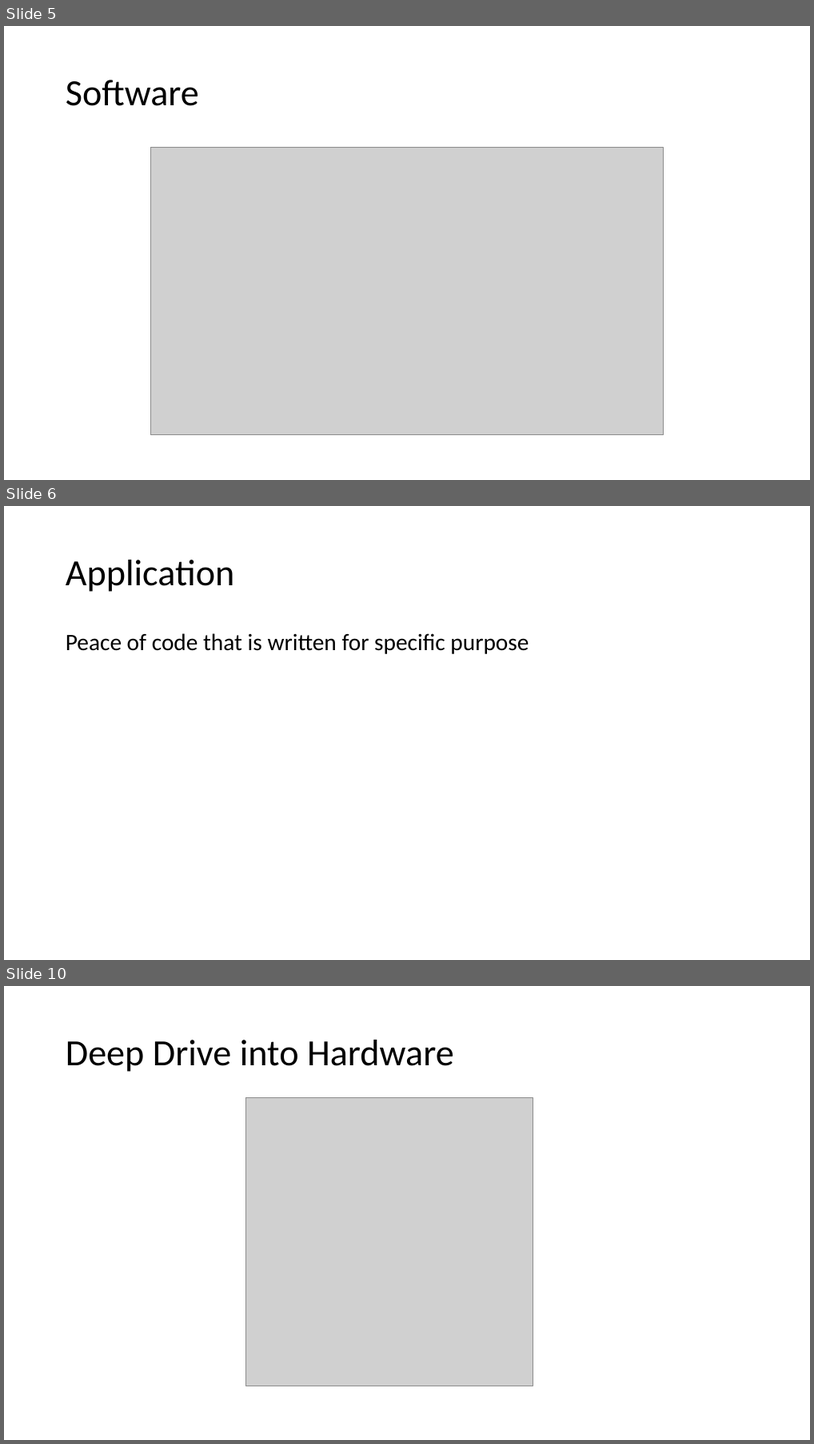
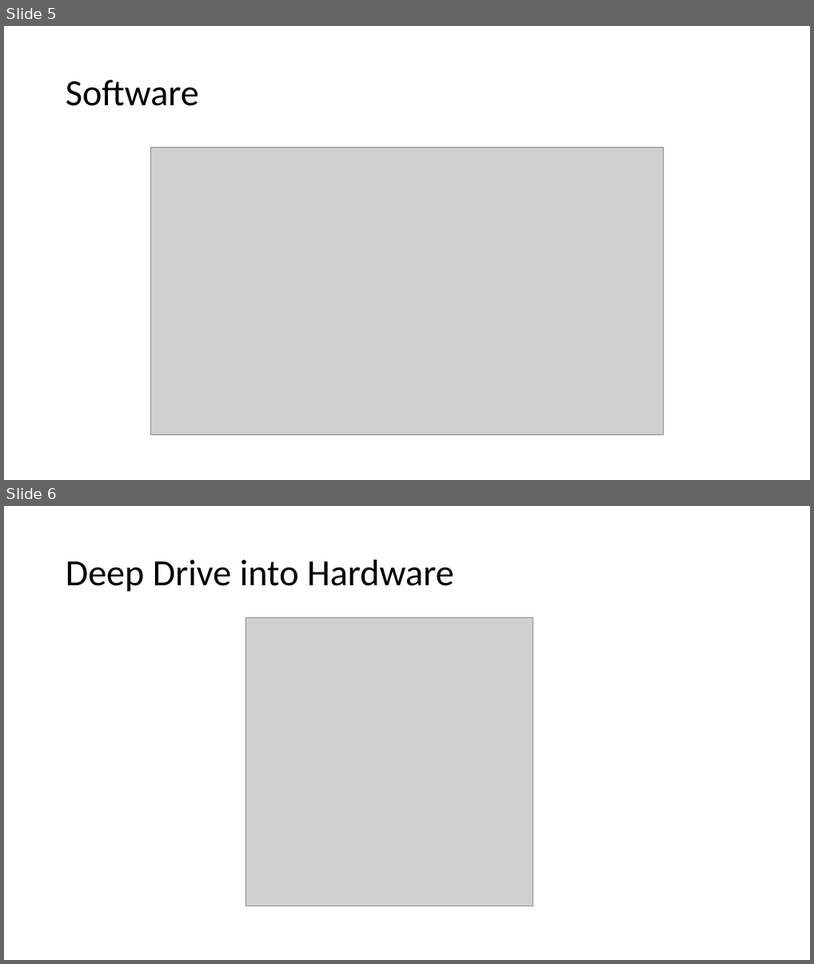
Before and after one commit to JanbaskDevops/Batch1, a slide deck: Backup/AzureCloud/Cloud computing fundamental for Azure.pptx. Shown one above the other, each under a label of ours: slides 5, 6 and 10 before the commit, slides 5 and 6 after it; the slides between them are not shown. The pictures are 814x1444 and 814x964 pixels, drawn with LibreOffice and Linux fonts; fonts in the diff are those of the drawing; grey boxes stand for pictures. Boxes give left, top, right and bottom in pixels: in the first picture for what was removed or moved away, otherwise in the second. Text is boxed around its words. In the diff, an @@ line names an element or a change of style, - is before the commit and + after.

```diff
--- a/Backup/AzureCloud/Cloud computing fundamental for Azure.pptx
+++ b/Backup/AzureCloud/Cloud computing fundamental for Azure.pptx
@@ slide 6 removed at (4, 506, 810, 960), background #FFFFFF @@
@@ title removed at (66, 560, 235, 592) @@
-Application
@@ text removed at (66, 633, 529, 654) @@
-Peace of code that is written for specific purpose
@@ what was slide 10 is now slide 6 @@
```
Also in this commit, not shown: 3 other slides removed, 17 other files.
